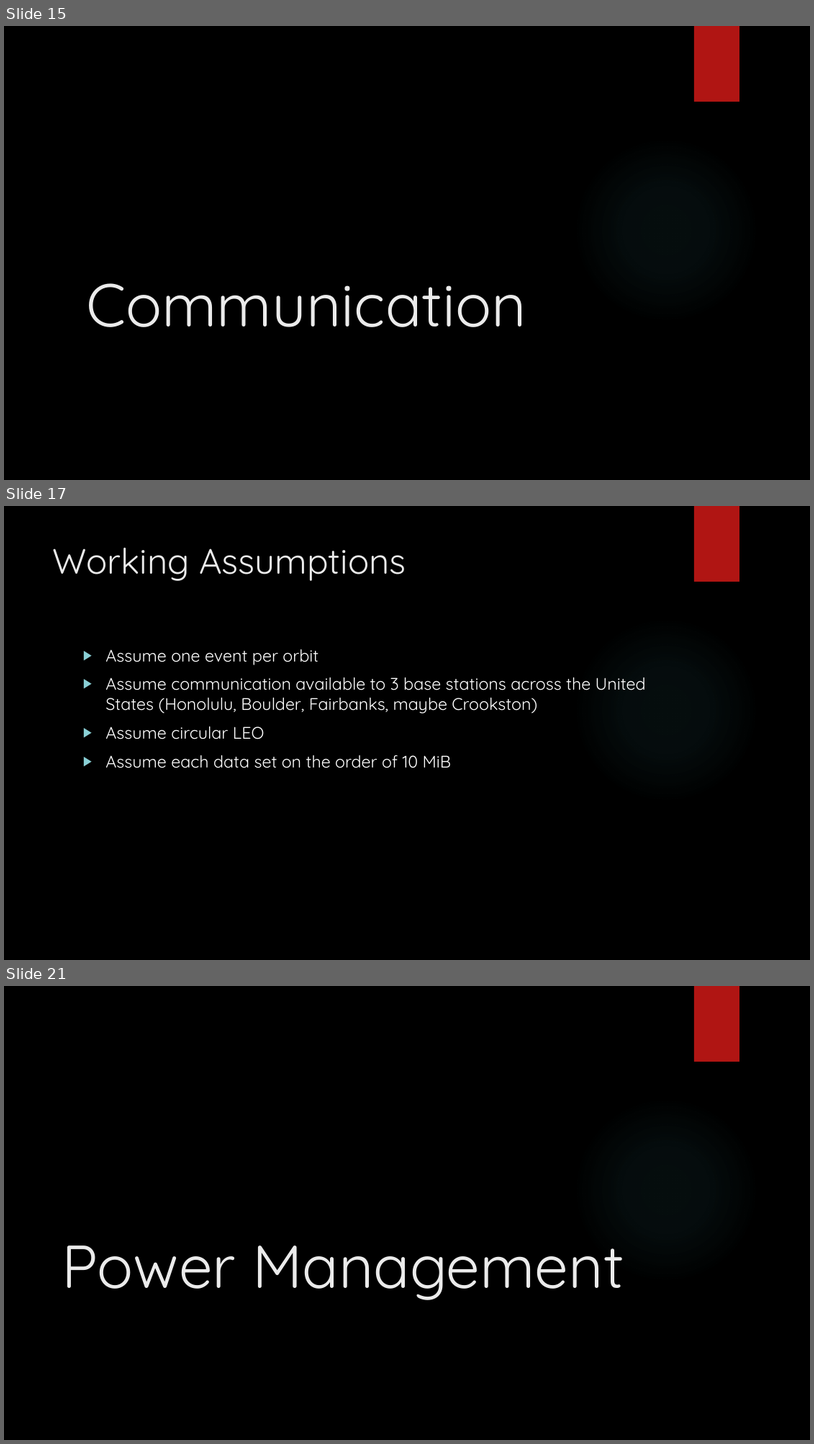
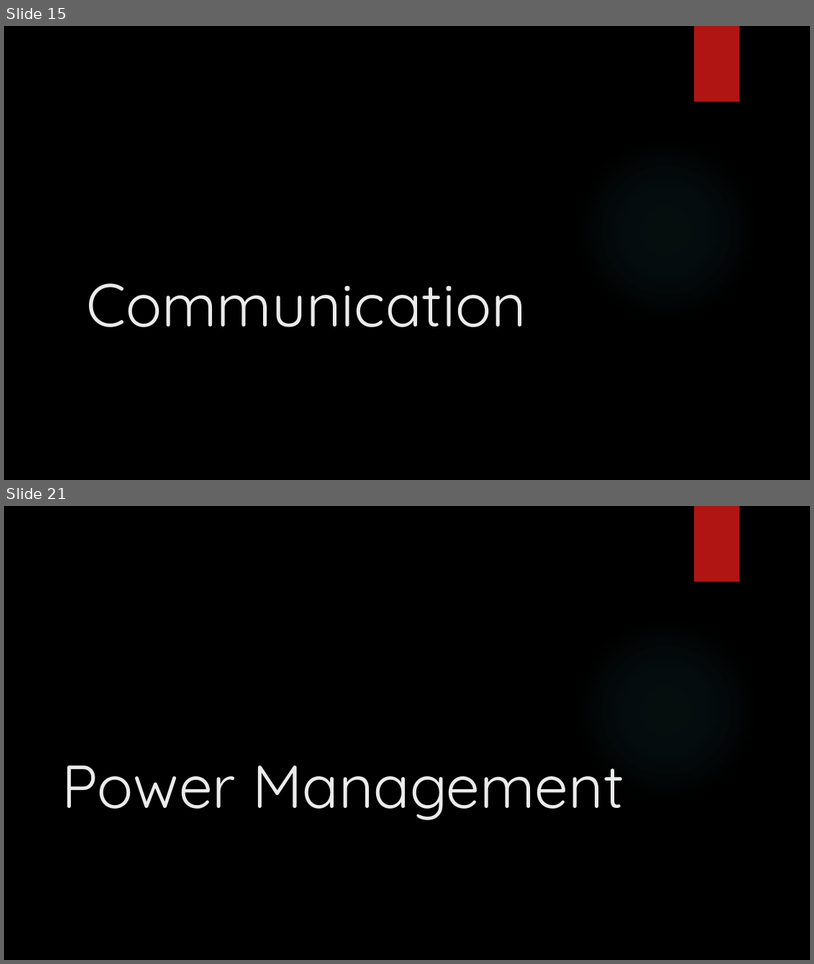
Before and after one commit to HASP-UMN/CubeSat, a slide deck: Presentations/PDR_Presentation.pptx. Shown one above the other, each under a label of ours: slides 15, 17 and 21 before the commit, slides 15 and 21 after it; the slides between them are not shown. The pictures are 814x1444 and 814x964 pixels, drawn with LibreOffice and Linux fonts; fonts in the diff are those of the drawing; background and template pictures are left out. Boxes give left, top, right and bottom in pixels: in the first picture for what was removed or moved away, otherwise in the second. Text is boxed around its words. In the diff, an @@ line names an element or a change of style, - is before the commit and + after.

```diff
--- a/Presentations/PDR_Presentation.pptx
+++ b/Presentations/PDR_Presentation.pptx
@@ slide 17 removed at bbox=[4, 506, 810, 960], background picture (left out); not listed: 2 template elements that a slide beside it also shows @@
@@ title removed at bbox=[53, 547, 406, 581] @@
-Working Assumptions
@@ text removed at bbox=[106, 649, 646, 768] @@
-▶ Assume one event per orbit
-▶ Assume communication available to 3 base stations across the United States (Honolulu, Boulder, Fairbanks, maybe Crookston)
-▶ Assume circular LEO
-▶ Assume each data set on the order of 10 MiB
```
Also in this commit, not shown: 3 slides changed, 3 slides added, 1 other slide removed.
